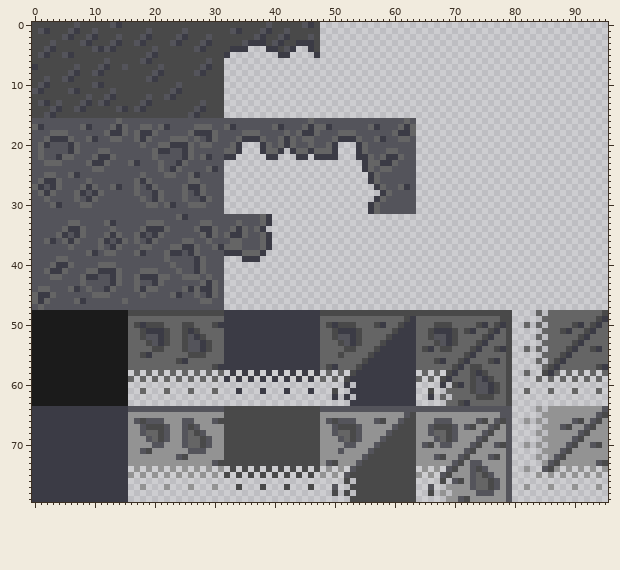
One commit to this sprite sheet: Assets/TileSets/Barren/Sources.png. The first picture shows the starting point.
The file is 96x80 pixels.
New version:
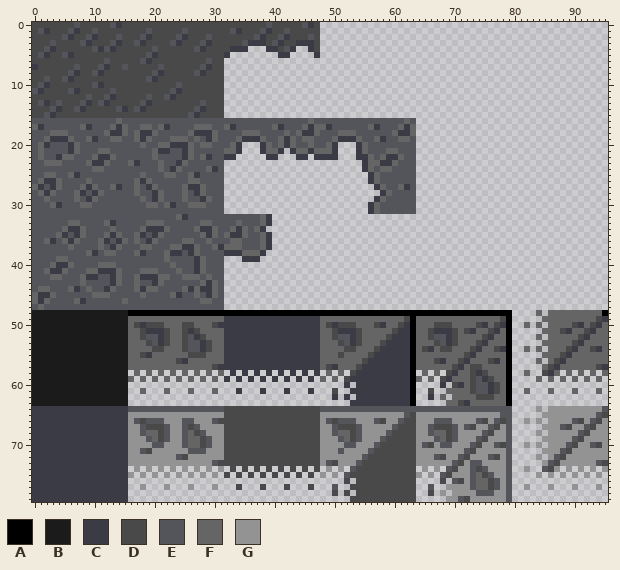
Palette (. is transparent): A #000000  B #1b1b1b  C #3b3b45  D #494949  E #54545b  F #656565  G #939393
The exact change:
y 48: x 16..79 DDDDDDDDDDDDDDDDCCCCCCCCCCCCCCCCDDDDDDDDDDDDDDDDDDDDDDDDDDDDDDDD -> AAAAAAAAAAAAAAAAAAAAAAAAAAAAAAAAAAAAAAAAAAAAAAAAAAAAAAAAAAAAAAAA; x 95 D -> A
y 49..63: x 63 C -> A; x 79 D -> A
Where, in picture pixels (left, top, right, bottom), the same in both pictures:
changed: (128, 310, 512, 406)
changed: (602, 310, 608, 316)
